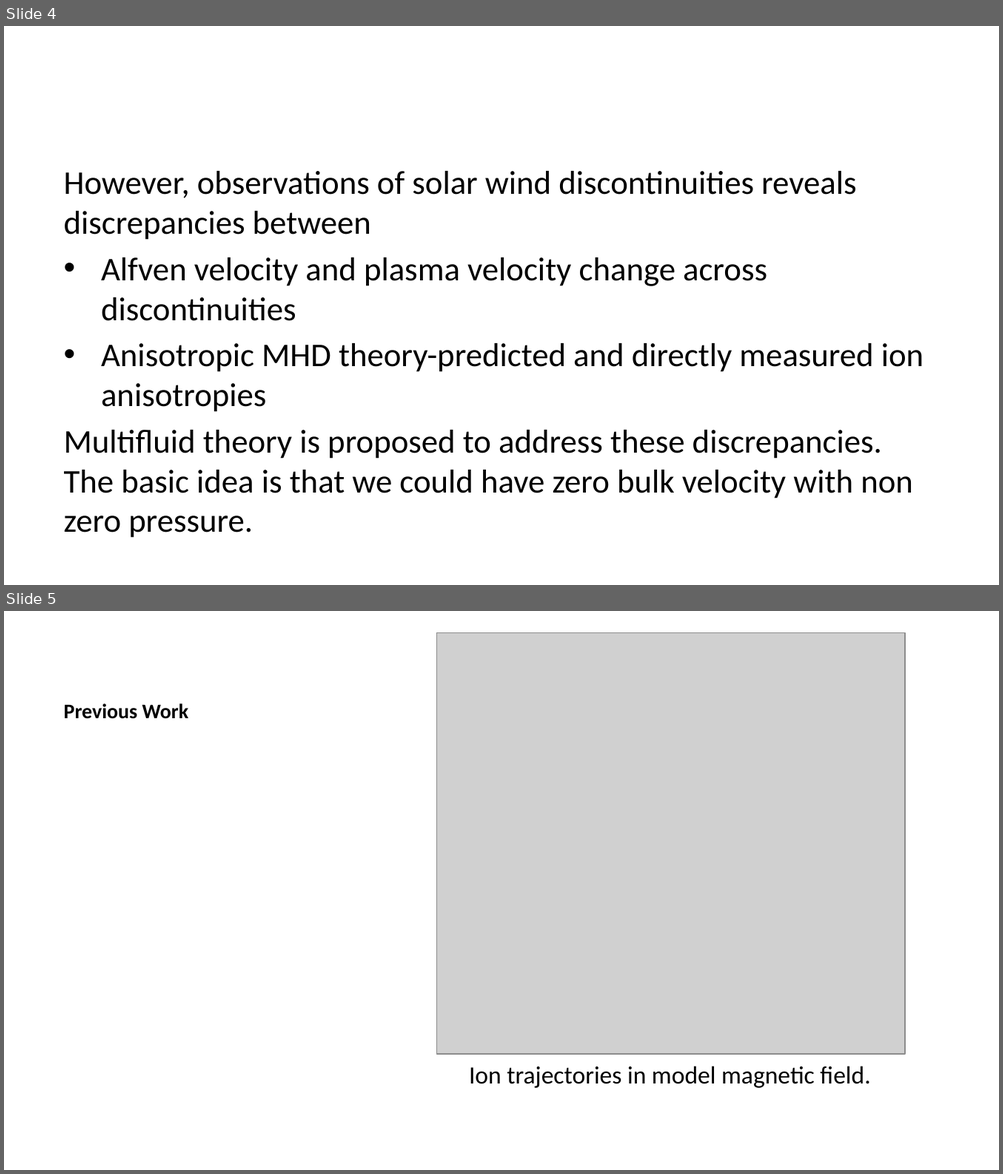
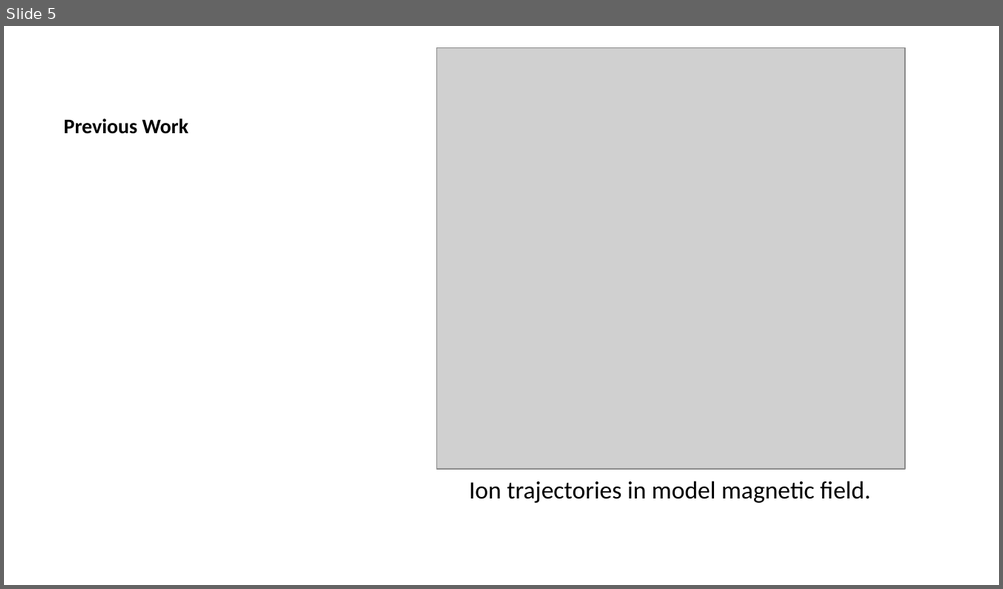
Before and after one commit to Beforerr/cs_theory, a slide deck: presentations/index.pptx. Shown one above the other, each under a label of ours: slides 4 and 5 before the commit, slide 5 after it. The pictures are 1003x1174 and 1003x589 pixels, drawn with LibreOffice and Linux fonts; fonts in the diff are those of the drawing; grey boxes stand for pictures. Boxes give left, top, right and bottom in pixels: in the first picture for what was removed or moved away, otherwise in the second. Text is boxed around its words. In the diff, an @@ line names an element or a change of style, - is before the commit and + after.

```diff
--- a/presentations/index.pptx
+++ b/presentations/index.pptx
@@ slide 4 removed at [4,26,999,585], background #FFFFFF @@
@@ text removed at [64,171,923,538] @@
-However, observations of solar wind discontinuities reveals discrepancies between
-• Alfven velocity and plasma velocity change across discontinuities
-• Anisotropic MHD theory-predicted and directly measured ion anisotropies
-Multifluid theory is proposed to address these discrepancies. The basic idea is that we could have zero bulk velocity with non zero pressure.
```
Also in this commit, not shown: 1 slide changed, 1 slide added, 5 other files.
